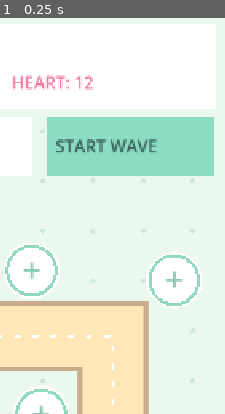
Above: before the commit, frame 1.
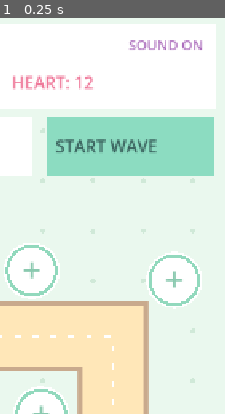
Above: after the commit, the same moment.

Repository: hwashin041/Defense
Game: Godot game, scene res://main.tscn
The game is run twice, just before and just after one commit, with the same random seed, the same clock (stepped at 60 frames per second) and the same inputs.
Inputs:
- Up to frame 1 (0.25 s): no input
The pictures show only the part of the screen within x 50-100%, y 0-50%; the shares and areas given below are measured in that part.

The runs differ from the first frame. In frame 1, 0.5% of the frame differs, in the area x 56-90%, y 5-9%.

Commit message:
Wire background music and gameplay SFX with sound toggle

Diff:
--- a/game.gd
+++ b/game.gd
@@ -19,15 +19,20 @@
 var playing = false
 var ended = ""
 var font: Font
+var sound: Node
+var shoot_sound_cooldown := 0.0
 
 func _ready() -> void:
     font = ThemeDB.fallback_font
+    sound = preload("res://sound.gd").new()
+    add_child(sound)
     queue_redraw()
 
 func _process(delta: float) -> void:
     if ended != "":
         queue_redraw()
         return
+    shoot_sound_cooldown = maxf(0.0, shoot_sound_cooldown - delta)
     if spawning > 0:
         spawn_timer -= delta
         if spawn_timer <= 0.0:
@@ -42,8 +47,10 @@
         if e["dist"] >= path_length():
             enemies.erase(e)
             lives -= 1
+            sound.effect("hurt")
             if lives <= 0:
                 ended = "GAME OVER"
+                sound.effect("lose")
     for t in towers:
         t["cd"] -= delta
         if t["cd"] > 0:
@@ -58,9 +65,13 @@
             t["cd"] = RATE[k]
             shots.append({"a":t["pos"],"b":target["pos"],"ttl":0.2,"color":COLORS[k]})
             target["hp"] -= DAMAGE[k]
+            if shoot_sound_cooldown <= 0.0:
+                sound.effect("shoot")
+                shoot_sound_cooldown = 0.22
             if target["hp"] <= 0:
                 gold += target["reward"]
                 enemies.erase(target)
+                sound.effect("kill")
     for s in shots.duplicate():
         s["ttl"] -= delta
         if s["ttl"] <= 0:
@@ -69,6 +80,7 @@
         playing = false
         if wave >= 8:
             ended = "YOU WIN!"
+            sound.effect("win")
         else:
             gold += 40 + wave * 8
     queue_redraw()
@@ -98,6 +110,10 @@
     if ended != "":
         get_tree().reload_current_scene()
         return
+    if pos.y < 105 and pos.x > 570:
+        sound.toggle_mute()
+        queue_redraw()
+        return
     if pos.y >= 1105:
         selected = clampi(int((pos.x-20.0)/235.0),0,2)
         return
@@ -106,6 +122,7 @@
         playing = true
         spawning = 5 + wave * 2
         spawn_timer = 0.1
+        sound.effect("start")
         return
     for pad in PADS:
         if pad.distance_to(pos) < 49:
@@ -116,6 +133,7 @@
             if not occupied and gold >= COSTS[selected]:
                 gold -= COSTS[selected]
                 towers.append({"pos":pad,"kind":selected,"cd":0.1})
+                sound.effect("place")
             return
 
 func label(s: String, p: Vector2, size: int = 24, color: Color = Color("594a72")) -> void:
@@ -131,6 +149,7 @@
             draw_circle(Vector2(x+28,y+31),4,Color("d0e9d8"))
     panel(Rect2(15,20,690,135),Color.WHITE)
     label("CANDY GUARD",Vector2(36,78),42,Color("a969ba"))
+    label("SOUND OFF" if sound != null and sound.muted else "SOUND ON",Vector2(565,62),22,Color("a969ba"))
     label("GOLD: %d" % gold,Vector2(38,124),27,Color("bc913b"))
     label("HEART: %d" % lives,Vector2(378,124),27,Color("ee7597"))
     panel(Rect2(16,170,396,93),Color.WHITE)
